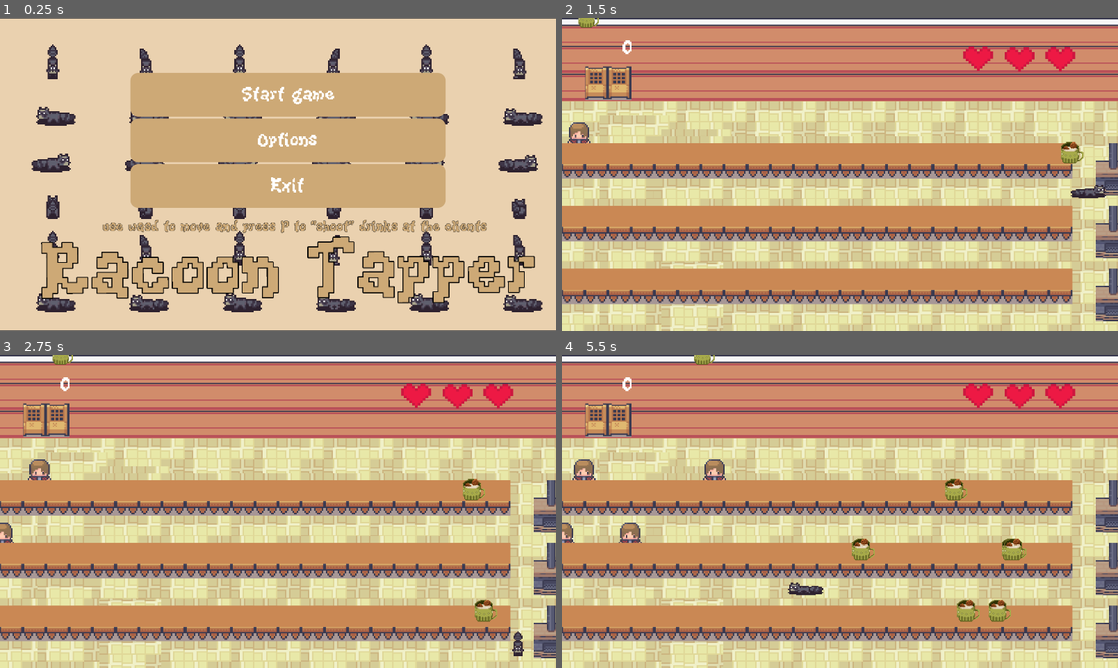
Above: before the commit, frames 1-4 (two rows, left to right).
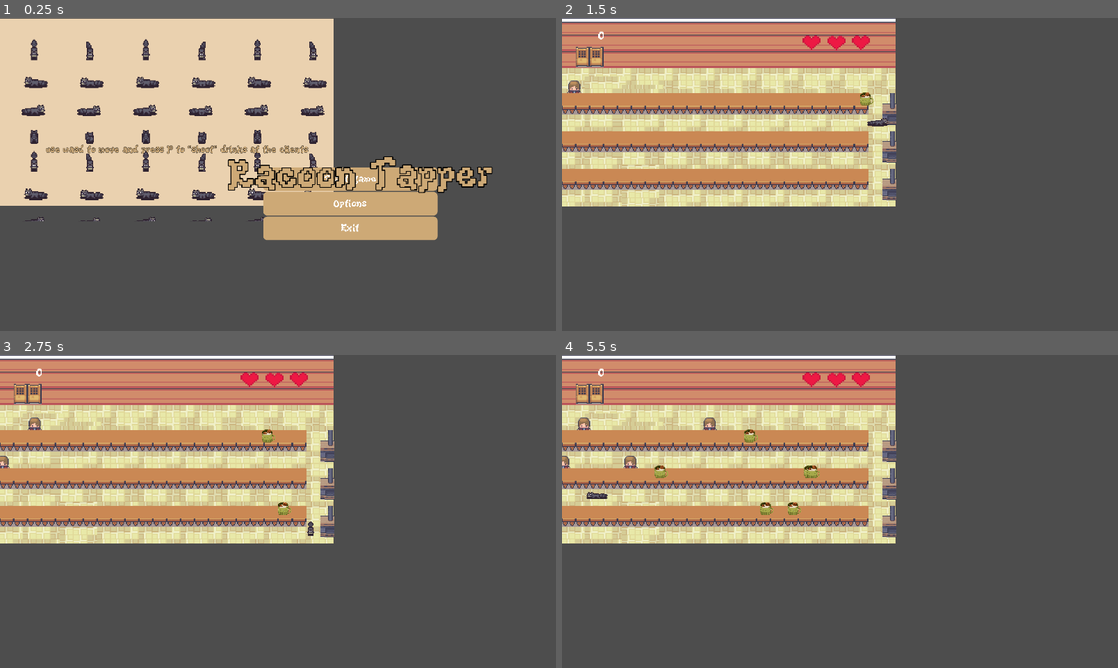
Above: after the commit, the same moments.

Repository: creampuffx/Racoon-Tapper
Game: Godot game, scene res://scenes/starting_screen.tscn
The game is run twice, just before and just after one commit, with the same random seed, the same clock (stepped at 60 frames per second) and the same inputs.
Inputs:
- Up to frame 1 (0.25 s): no input
- Up to frame 2 (1.5 s): click "Start game" at 0.5 s; tap Enter at 1.25 s; hold D (right) from 1.28 s (still down); tap P (put) at 1.35 s
- Up to frame 3 (2.75 s): release D (right) at 2.03 s; hold Down (down) from 2.03 s (still down); tap P (put) at 2.1 s
- Up to frame 4 (5.5 s): release Down (down) at 2.78 s; hold D (right) 2.78-3.53 s; tap P (put) every 0.75 s from 2.85 to 5.1 s; hold Up (up) 3.53-4.28 s; hold A (left) from 4.28 s (still down)

The runs differ from the first frame. In frame 1, 76% of the frame differs, in the area x 0-100%, y 0-100%; in frame 2, 88%; in frame 3, 88%; in frame 4, 88%.

Commit message:
debugging cups

Diff:
--- a/project.godot
+++ b/project.godot
@@ -23,7 +23,7 @@
 
 window/size/viewport_width=1920
 window/size/viewport_height=1080
-window/size/mode=3
+window/size/mode=2
 window/size/initial_position=Vector2i(0, -2)
 window/stretch/mode="viewport"
 
@@ -36,9 +36,9 @@
 elements=""
 drink-not-empty=""
 walls=""
-clients=""
 left_wall=""
 player=""
+clients=""
 
 [input]
 
@@ -83,6 +83,7 @@
 2d_physics/layer_2="hitbox"
 2d_physics/layer_3="clients"
 2d_physics/layer_4="wall"
+2d_physics/layer_6="empty drink"
 
 [rendering]
 
--- a/scenes/beer.gd
+++ b/scenes/beer.gd
@@ -14,7 +14,10 @@
 	if area.is_in_group("clients"):
 		Global.add_score(100)
 		queue_free()
-	if area.is_in_group("left_wall"):
+
+
+func _on_area_2d_body_entered(body: Node2D) -> void:
+	if body.is_in_group("left_wall"):
 		Global.break_life(1)
 		$AudioStreamPlayer.play()
 		queue_free()
--- a/scenes/beer.tscn
+++ b/scenes/beer.tscn
@@ -34,3 +34,4 @@
 shape = SubResource("RectangleShape2D_he3c0")
 
 [connection signal="area_entered" from="Area2D" to="." method="_on_area_2d_area_entered"]
+[connection signal="body_entered" from="Area2D" to="." method="_on_area_2d_body_entered"]
--- a/scenes/client.tscn
+++ b/scenes/client.tscn
@@ -39,7 +39,7 @@
 scale = Vector2(6, 5.796874)
 sprite_frames = SubResource("SpriteFrames_1uqwn")
 
-[node name="HurtBox" type="Area2D" parent="."]
+[node name="HurtBox" type="Area2D" parent="." groups=["clients"]]
 position = Vector2(243, 149)
 collision_layer = 4
 collision_mask = 10
--- a/scenes/empty_beer.gd
+++ b/scenes/empty_beer.gd
@@ -12,6 +12,5 @@
 	if area.is_in_group("walls"):
 		queue_free()
 	if area.is_in_group("player"):
-		Global.add_score(50)
-		print ("colected")
+		print ("collected")
 		queue_free()
--- a/scenes/empty_beer.tscn
+++ b/scenes/empty_beer.tscn
@@ -6,13 +6,14 @@
 [sub_resource type="RectangleShape2D" id="RectangleShape2D_3f2jf"]
 size = Vector2(29, 27)
 
-[sub_resource type="CircleShape2D" id="CircleShape2D_wyb4x"]
-radius = 13.0
+[sub_resource type="RectangleShape2D" id="RectangleShape2D_wyb4x"]
+size = Vector2(35.107597, 31.221094)
 
 [node name="empty beer" type="CharacterBody2D"]
 z_index = 2
 scale = Vector2(1.8877169, 1.8156413)
-collision_layer = 37
+collision_layer = 32
+collision_mask = 64
 script = ExtResource("1_3f2jf")
 lifespan = 12
 
@@ -27,10 +28,12 @@
 
 [node name="Area2D" type="Area2D" parent="."]
 scale = Vector2(1.4938165, 1.6582488)
-collision_layer = 50
-collision_mask = 8
+collision_layer = 32
+collision_mask = 64
+priority = 1
 
 [node name="CollisionShape2D" type="CollisionShape2D" parent="Area2D"]
-shape = SubResource("CircleShape2D_wyb4x")
+position = Vector2(-1.5957998, -0.332139)
+shape = SubResource("RectangleShape2D_wyb4x")
 
 [connection signal="area_entered" from="Area2D" to="." method="_on_area_2d_area_entered"]
--- a/scenes/game over.tscn
+++ b/scenes/game over.tscn
@@ -89,6 +89,70 @@
 [sub_resource type="Theme" id="Theme_lrid3"]
 default_font = ExtResource("1_y1imj")
 default_font_size = 0
+
+[sub_resource type="StyleBoxFlat" id="StyleBoxFlat_bgmfq"]
+bg_color = Color(0.80277824, 0.6623942, 0.46359587, 1)
+corner_radius_top_left = 16
+corner_radius_top_right = 16
+corner_radius_bottom_right = 16
+corner_radius_bottom_left = 16
+
+[sub_resource type="StyleBoxFlat" id="StyleBoxFlat_lrid3"]
+bg_color = Color(0.80277824, 0.6623942, 0.46359587, 1)
+corner_radius_top_left = 16
+corner_radius_top_right = 16
+corner_radius_bottom_right = 16
+corner_radius_bottom_left = 16
+
+[sub_resource type="StyleBoxFlat" id="StyleBoxFlat_krxk1"]
+bg_color = Color(0.90544915, 0.8008384, 0.656528, 1)
+corner_radius_top_left = 16
+corner_radius_top_right = 16
+corner_radius_bottom_right = 16
+corner_radius_bottom_left = 16
+
+[sub_resource type="StyleBoxFlat" id="StyleBoxFlat_rcb5f"]
+bg_color = Color(0.59555095, 0.47016132, 0.28853133, 1)
+corner_radius_top_left = 16
+corner_radius_top_right = 16
+corner_radius_bottom_right = 16
+corner_radius_bottom_left = 16
+shadow_size = 10
+
+[sub_resource type="StyleBoxFlat" id="StyleBoxFlat_nghsj"]
+bg_color = Color(0.80277824, 0.6623942, 0.46359587, 1)
+corner_radius_top_left = 16
+corner_radius_top_right = 16
+corner_radius_bottom_right = 16
+corner_radius_bottom_left = 16
+
+[sub_resource type="StyleBoxFlat" id="StyleBoxFlat_6diga"]
+bg_color = Color(0.80277824, 0.6623942, 0.46359587, 1)
+corner_radius_top_left = 16
+corner_radius_top_right = 16
+corner_radius_bottom_right = 16
+corner_radius_bottom_left = 16
+
+[sub_resource type="StyleBoxFlat" id="StyleBoxFlat_8s0qq"]
+bg_color = Color(0.80277824, 0.6623942, 0.46359587, 1)
+corner_radius_top_left = 16
+corner_radius_top_right = 16
+corner_radius_bottom_right = 16
+corner_radius_bottom_left = 16
+
+[sub_resource type="StyleBoxFlat" id="StyleBoxFlat_6kvst"]
+bg_color = Color(0.80277824, 0.6623942, 0.46359587, 1)
+corner_radius_top_left = 16
+corner_radius_top_right = 16
+corner_radius_bottom_right = 16
+corner_radius_bottom_left = 16
+
+[sub_resource type="StyleBoxFlat" id="StyleBoxFlat_bwjhm"]
+bg_color = Color(0.80277824, 0.6623942, 0.46359587, 1)
+corner_radius_top_left = 16
+corner_radius_top_right = 16
+corner_radius_bottom_right = 16
+corner_radius_bottom_left = 16
 
 [node name="Control" type="Control"]
 layout_mode = 3
@@ -115,10 +179,10 @@
 anchor_top = 0.5
 anchor_right = 0.5
 anchor_bottom = 0.5
-offset_left = -336.0
-offset_top = 16.000061
-offset_right = -139.0
-offset_bottom = 58.00006
+offset_left = -671.0
+offset_top = 16.0
+offset_right = -473.99997
+offset_bottom = 58.0
 grow_horizontal = 2
 grow_vertical = 2
 scale = Vector2(3.3863173, 4.3850365)
@@ -188,4 +252,30 @@
 script = ExtResource("3_vpbcb")
 metadata/_edit_use_anchors_ = true
 
+[node name="Button2" type="Button" parent="."]
+clip_contents = true
+layout_mode = 0
+offset_left = 1063.0
+offset_top = 556.00006
+offset_right = 1182.5256
+offset_bottom = 626.8261
+scale = Vector2(3.9692016, 2.451941)
+size_flags_vertical = 3
+theme_override_colors/font_color = Color(1, 1, 1, 1)
+theme_override_constants/outline_size = 0
+theme_override_fonts/font = ExtResource("1_y1imj")
+theme_override_font_sizes/font_size = 41
+theme_override_styles/normal = SubResource("StyleBoxFlat_bgmfq")
+theme_override_styles/normal_mirrored = SubResource("StyleBoxFlat_lrid3")
+theme_override_styles/pressed = SubResource("StyleBoxFlat_krxk1")
+theme_override_styles/pressed_mirrored = SubResource("StyleBoxFlat_krxk1")
+theme_override_styles/hover = SubResource("StyleBoxFlat_rcb5f")
+theme_override_styles/hover_mirrored = SubResource("StyleBoxFlat_nghsj")
+theme_override_styles/hover_pressed = SubResource("StyleBoxFlat_6diga")
+theme_override_styles/hover_pressed_mirrored = SubResource("StyleBoxFlat_8s0qq")
+theme_override_styles/disabled = SubResource("StyleBoxFlat_6kvst")
+theme_override_styles/disabled_mirrored = SubResource("StyleBoxFlat_bwjhm")
+text = "exit"
+
 [connection signal="pressed" from="Button" to="." method="_on_button_pressed"]
+[connection signal="pressed" from="Button2" to="." method="_on_button_2_pressed"]
--- a/scenes/game_over.gd
+++ b/scenes/game_over.gd
@@ -2,3 +2,8 @@
 
 func _on_button_pressed() -> void:
 	get_tree().change_scene_to_file("res://scenes/level 1.tscn")
+
+
+
+func _on_button_2_pressed() -> void:
+	get_tree().quit()
--- a/scenes/level 1.tscn
+++ b/scenes/level 1.tscn
@@ -12,7 +12,6 @@
 [ext_resource type="AudioStream" uid="uid://dpkek6eti1byy" path="res://assets/track 3.wav" id="9_2sj2h"]
 [ext_resource type="Script" uid="uid://unx8rbywpsfv" path="res://scenes/lives.gd" id="10_bsmkr"]
 [ext_resource type="Texture2D" uid="uid://pamyytouhyyn" path="res://images2/red-pixel-heart-2.png" id="11_3pdoh"]
-[ext_resource type="PackedScene" uid="uid://bsqqwuij0i8co" path="res://scenes/empty_beer.tscn" id="12_3pdoh"]
 [ext_resource type="AudioStream" uid="uid://d30pnauwfbyvk" path="res://assets/glass-bottle-breaking-351297.mp3" id="13_hc45n"]
 
 [sub_resource type="TileSetAtlasSource" id="TileSetAtlasSource_o16nf"]
@@ -3337,7 +3336,7 @@
 height = 25.992935
 
 [sub_resource type="RectangleShape2D" id="RectangleShape2D_g2els"]
-size = Vector2(75, 148.5)
+size = Vector2(91, 148.5)
 
 [sub_resource type="SegmentShape2D" id="SegmentShape2D_kvult"]
 a = Vector2(-10.020042, 1490.0221)
@@ -3362,7 +3361,7 @@
 size = Vector2(2219.6016, 149.06406)
 
 [node name="level 1" type="Node2D"]
-scale = Vector2(0.8348344, 0.7513546)
+scale = Vector2(0.50081676, 0.45138228)
 script = ExtResource("1_kvult")
 
 [node name="Layer0" type="TileMapLayer" parent="."]
@@ -3453,16 +3452,13 @@
 [node name="StaticBody2D5" type="StaticBody2D" parent="."]
 
 [node name="left wall" type="CollisionShape2D" parent="StaticBody2D5" groups=["left_wall"]]
-visible = false
 position = Vector2(17.967636, 0)
 shape = SubResource("SegmentShape2D_kvult")
 
 [node name="CollisionShape2D" type="CollisionShape2D" parent="StaticBody2D5"]
-visible = false
 shape = SubResource("SegmentShape2D_1uqwn")
 
 [node name="CollisionShape2D2" type="CollisionShape2D" parent="StaticBody2D5"]
-visible = false
 shape = SubResource("SegmentShape2D_2sj2h")
 
 [node name="CollisionShape2D3" type="CollisionShape2D" parent="StaticBody2D5"]
@@ -3486,8 +3482,8 @@
 metadata/_edit_use_anchors_ = true
 
 [node name="wall" type="Area2D" parent="." groups=["walls"]]
-collision_layer = 8
-collision_mask = 20
+collision_layer = 72
+collision_mask = 52
 
 [node name="CollisionShape2D" type="CollisionShape2D" parent="wall"]
 position = Vector2(177.28067, 131.76202)
@@ -3502,21 +3498,18 @@
 [node name="tp1" type="Area2D" parent="teleport"]
 
 [node name="CollisionShape2D" type="CollisionShape2D" parent="teleport/tp1"]
-visible = false
 position = Vector2(1096.6246, 782.58655)
 shape = SubResource("RectangleShape2D_2sj2h")
 
 [node name="tp2" type="Area2D" parent="teleport"]
 
 [node name="CollisionShape2D" type="CollisionShape2D" parent="teleport/tp2"]
-visible = false
 position = Vector2(1096.0258, 1062.0818)
 shape = SubResource("RectangleShape2D_2sj2h")
 
 [node name="tp3" type="Area2D" parent="teleport"]
 
 [node name="CollisionShape2D" type="CollisionShape2D" parent="teleport/tp3"]
-visible = false
 position = Vector2(1096.0258, 1350.8934)
 shape = SubResource("RectangleShape2D_2sj2h")
 
@@ -3553,8 +3546,6 @@
 [node name="glass_break" type="AudioStreamPlayer" parent="."]
 stream = ExtResource("13_hc45n")
 
-[node name="empty beer" parent="." instance=ExtResource("12_3pdoh")]
-
 [connection signal="timeout" from="Spawn/Timer" to="Spawn" method="_on_timer_timeout"]
 [connection signal="area_entered" from="player/collect" to="." method="_on_collect_area_entered"]
 [connection signal="area_entered" from="wall" to="." method="_on_wall_area_entered"]
--- a/scenes/level_1.gd
+++ b/scenes/level_1.gd
@@ -30,5 +30,6 @@
 
 
 func _on_wall_area_entered(area: Area2D) -> void:
-	$glass_break.play()
-	Global.break_life(1)
+	if area.is_in_group("clients"):
+		$glass_break.play()
+		Global.break_life(1)
--- a/scenes/player.gd
+++ b/scenes/player.gd
@@ -37,3 +37,8 @@
 		b = bullet.instantiate()
 		get_parent().add_child(b)
 		b.global_position = $Marker2D.global_position
+
+
+
+func _on_collect_body_entered(body):
+	body.queue_free()
--- a/scenes/player.tscn
+++ b/scenes/player.tscn
@@ -1,7 +1,6 @@
-[gd_scene load_steps=21 format=3 uid="uid://bj3i5gjn2lj3t"]
+[gd_scene load_steps=20 format=3 uid="uid://bj3i5gjn2lj3t"]
 
 [ext_resource type="Script" uid="uid://bjvtrlsuqrhr1" path="res://scenes/player.gd" id="1_g2els"]
-[ext_resource type="PackedScene" uid="uid://bsqqwuij0i8co" path="res://scenes/empty_beer.tscn" id="2_dqkch"]
 [ext_resource type="Texture2D" uid="uid://osou201nad5q" path="res://assets/sRaccoon_free.png" id="2_qhqgy"]
 
 [sub_resource type="AtlasTexture" id="AtlasTexture_ow2ny"]
@@ -130,13 +129,10 @@
 height = 25.992935
 
 [sub_resource type="RectangleShape2D" id="RectangleShape2D_g2els"]
-size = Vector2(91, 148.5)
+size = Vector2(93, 147)
 
 [node name="player" type="CharacterBody2D"]
 script = ExtResource("1_g2els")
-
-[node name="empty beer" parent="." instance=ExtResource("2_dqkch")]
-visible = false
 
 [node name="AnimatedSprite2D" type="AnimatedSprite2D" parent="."]
 position = Vector2(0, -1)
@@ -154,11 +150,11 @@
 [node name="Marker2D" type="Marker2D" parent="."]
 position = Vector2(-32, -76)
 
-[node name="collect" type="Area2D" parent="." groups=["player"]]
+[node name="Area2D" type="Area2D" parent="." groups=["player"]]
+collision_layer = 64
 collision_mask = 32
+priority = 1
 
-[node name="CollisionShape2D" type="CollisionShape2D" parent="collect"]
-position = Vector2(-2.5, -31.75)
+[node name="CollisionShape2D" type="CollisionShape2D" parent="Area2D" groups=["player"]]
+position = Vector2(0.5, -32.5)
 shape = SubResource("RectangleShape2D_g2els")
-
-[connection signal="area_entered" from="collect" to="empty beer" method="_on_collect_area_entered"]
--- a/scenes/starting_screen.tscn
+++ b/scenes/starting_screen.tscn
@@ -163,13 +163,14 @@
 offset_bottom = 2.0
 grow_horizontal = 2
 grow_vertical = 2
-scale = Vector2(1.679993, 1.6745477)
+scale = Vector2(1.6463282, 1.613727)
 script = ExtResource("1_ihen6")
 
 [node name="ColorRect" type="ColorRect" parent="."]
 layout_mode = 0
 offset_right = 1147.0
 offset_bottom = 642.0
+scale = Vector2(0.6100592, 0.62318224)
 color = Color(0.91552997, 0.819612, 0.6877281, 1)
 
 [node name="Panel" type="Panel" parent="."]
@@ -198,7 +199,7 @@
 offset_top = 29.0
 offset_right = 400.0
 offset_bottom = 245.33333
-scale = Vector2(3, 3)
+scale = Vector2(1.8301777, 1.8695467)
 texture = ExtResource("3_ih3ue")
 stretch_mode = 1
 
@@ -209,12 +210,13 @@
 anchor_top = 0.5
 anchor_right = 0.5
 anchor_bottom = 0.5
-offset_left = -691.5465
-offset_top = -427.7309
-offset_right = -43.54651
-offset_bottom = -149.2309
+offset_left = -408.35422
+offset_top = -221.75221
+offset_right = 239.64575
+offset_bottom = 56.747803
 grow_horizontal = 2
 grow_vertical = 2
+scale = Vector2(0.5647313, 0.5605443)
 theme = SubResource("Theme_ekxnf")
 
 [node name="Button" type="Button" parent="VBoxContainer"]
@@ -283,10 +285,10 @@
 layout_mode = 1
 anchors_preset = 10
 anchor_right = 1.0
-offset_left = -468.4543
-offset_top = 397.71933
-offset_right = -255.75977
-offset_bottom = 653.86426
+offset_left = 95.9711
+offset_top = 293.1103
+offset_right = -499.02893
+offset_bottom = 384.1103
 grow_horizontal = 2
 rotation = -0.0022131763
 theme = SubResource("Theme_qe12f")
@@ -294,7 +296,7 @@
 theme_override_colors/font_shadow_color = Color(0, 0, 0, 0)
 theme_override_colors/font_outline_color = Color(0, 0, 0, 1)
 theme_override_constants/outline_size = 8
-theme_override_font_sizes/font_size = 165
+theme_override_font_sizes/font_size = 90
 text = "Racoon Tapper"
 horizontal_alignment = 1
 vertical_alignment = 1
@@ -305,22 +307,16 @@
 max_polyphony = 2
 
 [node name="Label" type="Label" parent="."]
-layout_mode = 1
-anchors_preset = 7
-anchor_left = 0.5
-anchor_top = 1.0
-anchor_right = 0.5
-anchor_bottom = 1.0
-offset_left = -748.09436
-offset_top = -667.3512
-offset_right = 41.90564
-offset_bottom = -635.3512
-grow_horizontal = 2
-grow_vertical = 0
+layout_mode = 0
+offset_left = 97.18597
+offset_top = 270.182
+offset_right = 887.186
+offset_bottom = 302.182
+scale = Vector2(0.8982167, 0.8731093)
 theme_override_colors/font_color = Color(0.8039216, 0.6627451, 0.4627451, 1)
 theme_override_constants/outline_size = 2
 theme_override_fonts/font = ExtResource("3_l1ni3")
-theme_override_font_sizes/font_size = 31
+theme_override_font_sizes/font_size = 24
 text = "use wasd to move and press P to \"shoot\" drinks at the clients"
 
 [connection signal="pressed" from="VBoxContainer/Button" to="." method="_on_start_pressed"]
Not shown, changed: export_presets.cfg
Not shown: 1 places in scenes/game over.tscn that only renumber resources
Not shown: 1 places in scenes/level 1.tscn that only renumber resources
